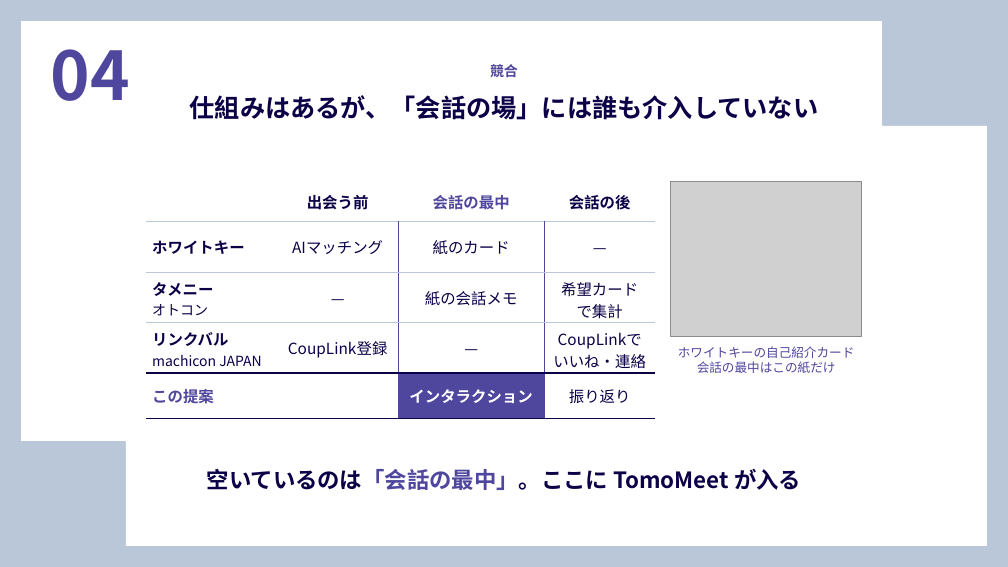
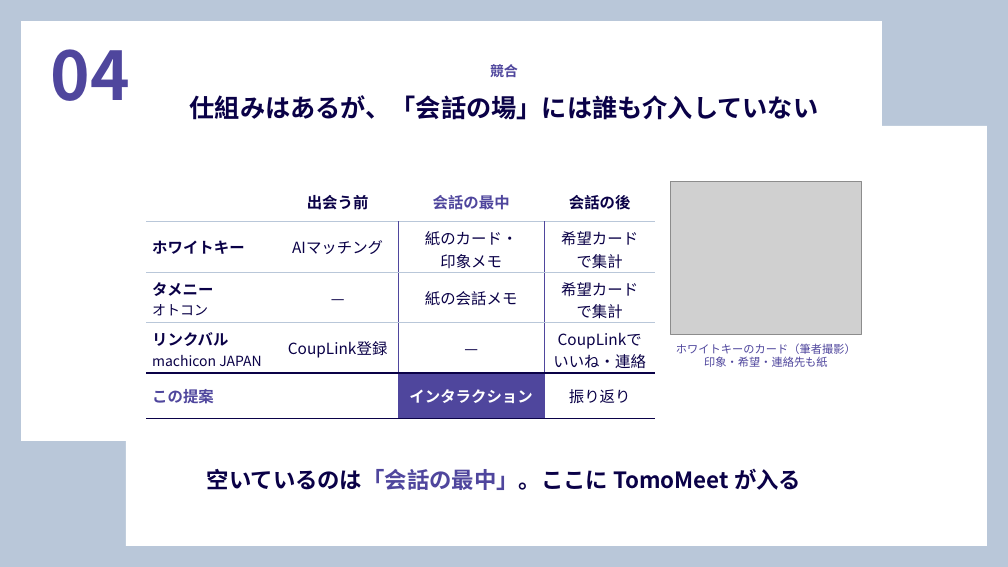
Before and after one commit to waka1220/waka1220, a slide deck: slide 1 of slides/slide04_competitors.pptx. Drawn at 1008x567 pixels with LibreOffice and Linux fonts; fonts in the diff are those of the drawing; grey boxes stand for pictures. Boxes give left, top, right and bottom in pixels: in the first picture for what was removed or moved away, otherwise in the second. Text is boxed around its words. In the diff, an @@ line names an element or a change of style, - is before the commit and + after.

```diff
--- a/slides/slide04_competitors.pptx
+++ b/slides/slide04_competitors.pptx
@@ table at (146, 181, 655, 414) @@
-row 2, column 3: 紙のカード
+row 2, column 3: 紙のカード・ / 印象メモ
-row 2, column 4: —
+row 2, column 4: 希望カード / で集計
@@ text at (676, 343, 856, 367): text changed; size 9 to 8 pt @@
-ホワイトキーの自己紹介カード
-会話の最中はこの紙だけ
+ホワイトキーのカード（筆者撮影）
+印象・希望・連絡先も紙
```
Also in this commit, not shown: 6 other files.
